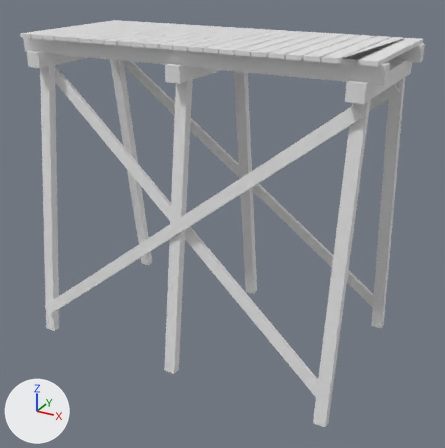
An edit to the FBX model 3D Assets/All Props/Set Props/Levels/Fort Level/SPROP_Bridge_001/SPROP_Bridge_001.fbx, drawn before and after from the same camera.
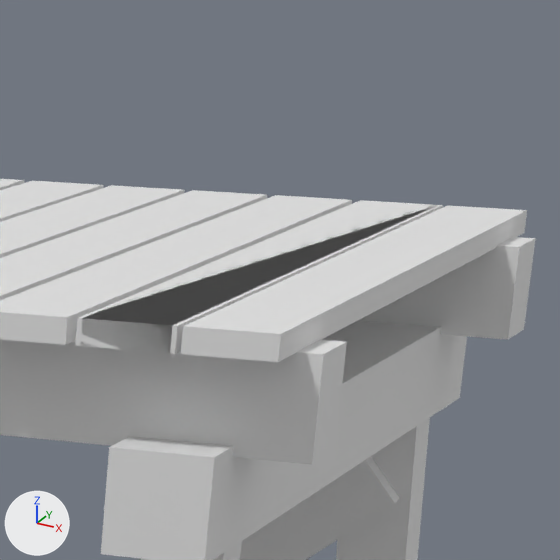
There are two pictures of each version: one whole from a 50 mm lens placed at (10.1, -17.83, 13.34), pointed at (0.41, -0.21, 4.53), one close up on the part from 73% to 96% of the width and 0% to 23% of the height. The axes (+X, +Y, +Z) are drawn at lower left. The lights are the same throughout.

Objects in the first close-up: 'SPROP_Bridge_001'.
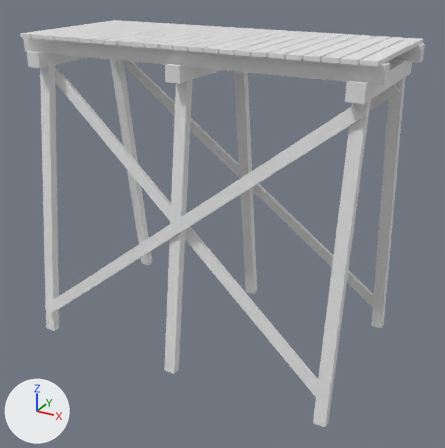
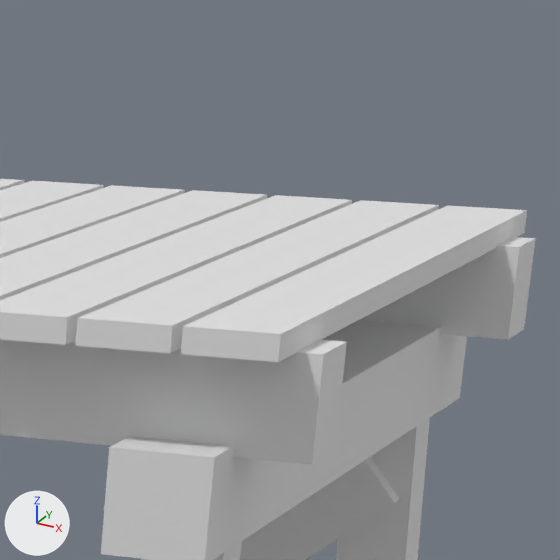
Commit message: Fixed and added
Added bridge 2 fixed bridge 1

Changed parts and their boxes (x1, y1, x2, y2) in the close-ups (560 x 560 px):
part 1 of me_cube_011, deleted: before (80, 201, 443, 354)

The edits, one by one:
me_cube_011 has 320 vertices, 234 faces and spans x -6.12..6.13, y -3.3..3.36, z -0.02..10.92.
me_cube_011 is used by ob_sprop_bridge_001; location (0.0, 0.0, 0.0).
me_cube_011 part 1: the loose piece of 8 vertices spanning x 5.07..5.52, y -2.5..2.5, z 10.79..10.92 is deleted.
